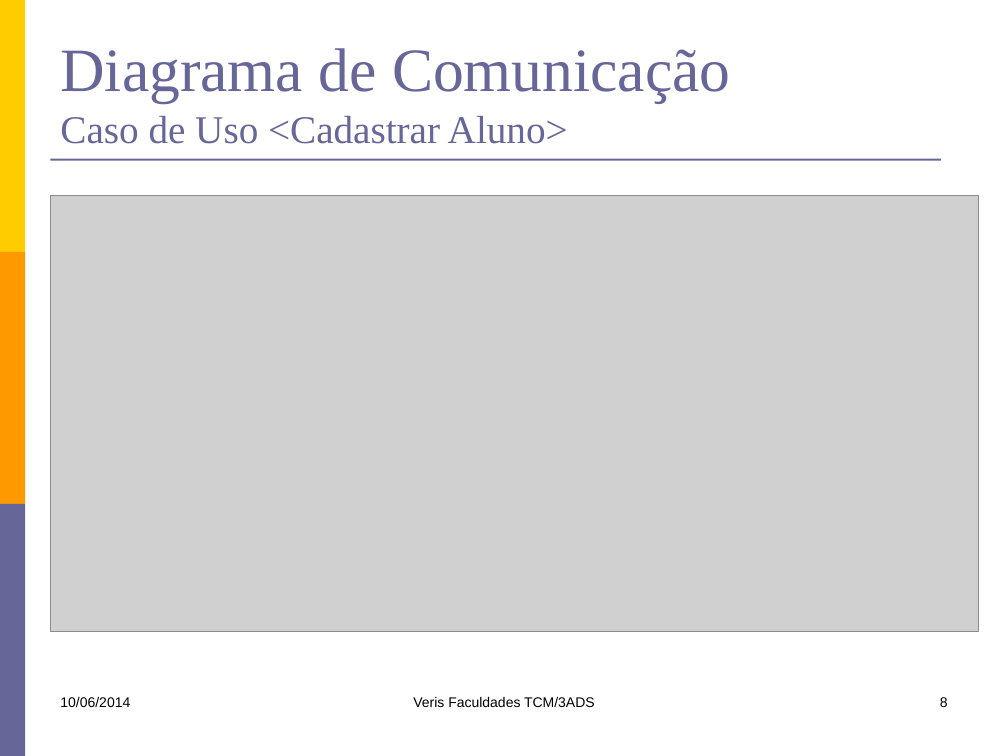
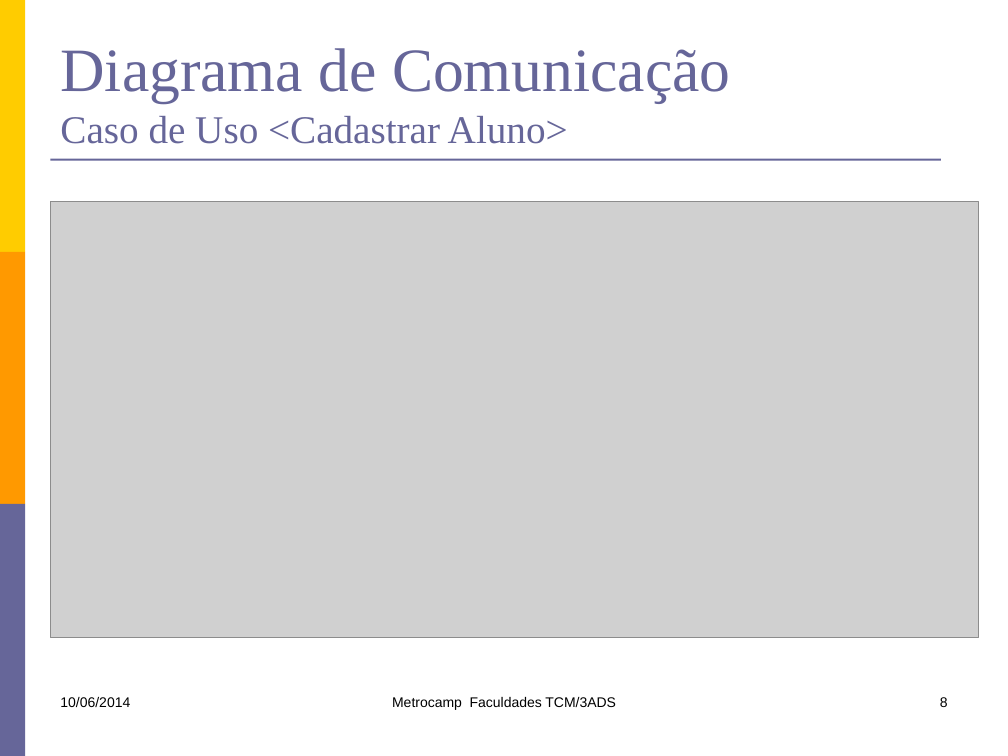
Before and after one commit to lfernandobra/pi5g1s14, a slide deck: slide 8 of documentacao/G5_Apresentacao1sem2014.pptx. Drawn at 1008x756 pixels with LibreOffice and Linux fonts; fonts in the diff are those of the drawing; grey boxes stand for pictures. Boxes give left, top, right and bottom in pixels: in the first picture for what was removed or moved away, otherwise in the second. Text is boxed around its words. In the diff, an @@ line names an element or a change of style, - is before the commit and + after.

```diff
--- a/documentacao/G5_Apresentacao1sem2014.pptx
+++ b/documentacao/G5_Apresentacao1sem2014.pptx
@@ picture: place and size @@
-picture at (50,196,979,632)
+picture at (50,202,979,638)
@@ text at (392,697,616,710): text changed @@
-Veris Faculdades TCM/3ADS
+Metrocamp Faculdades TCM/3ADS
```
Also in this commit, not shown: 8 other slides changed, 1 other file.
